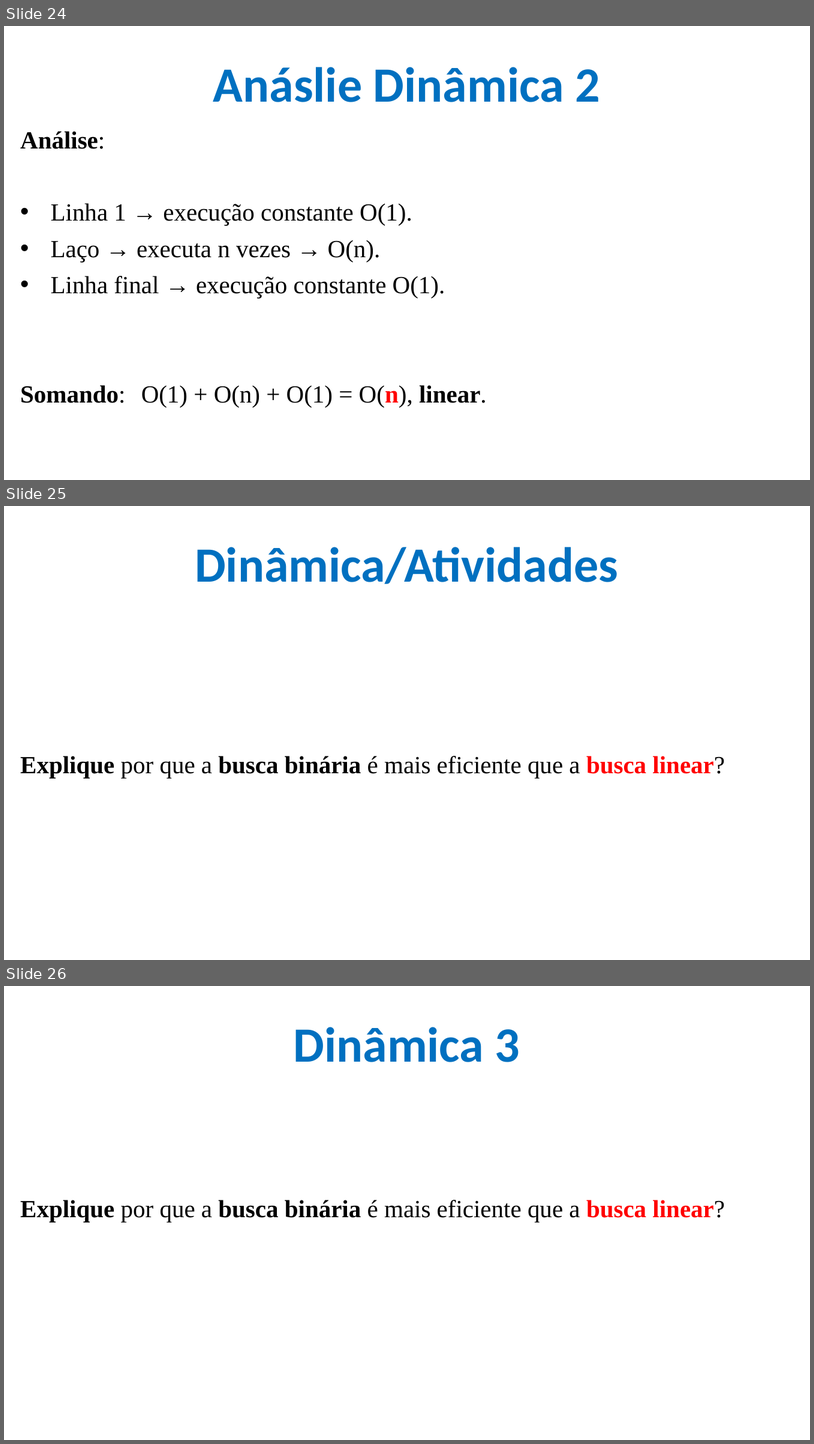
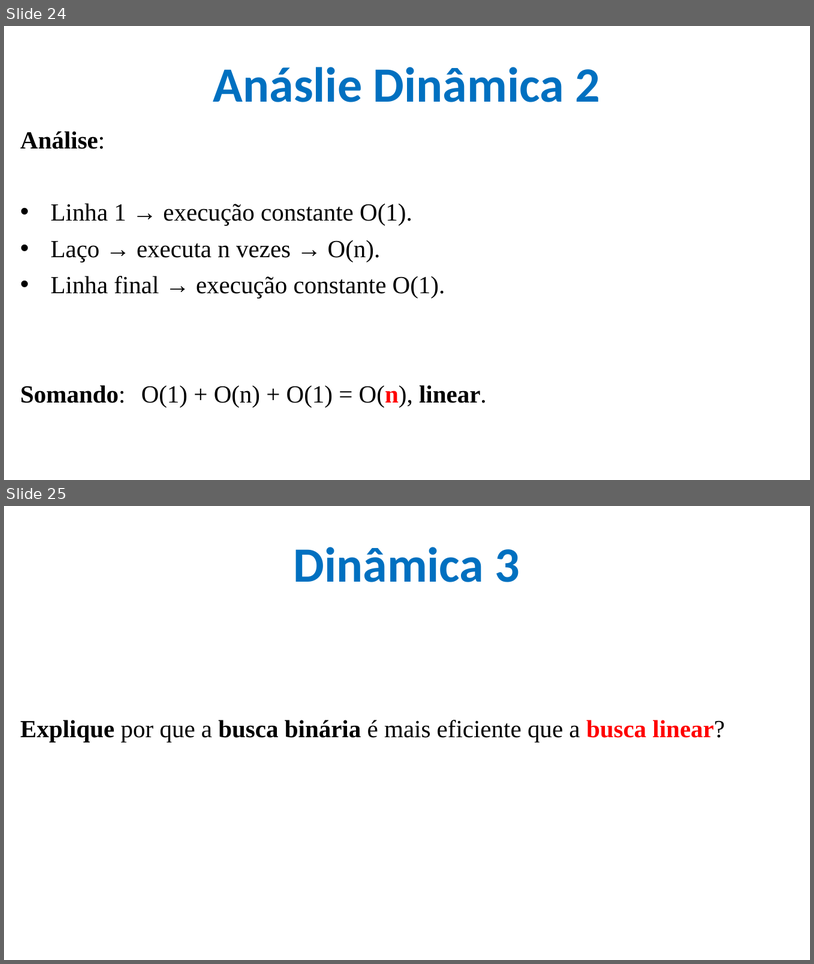
Before and after one commit to CloudEducationBrazil/WydenAlgoritmosEComplexidade, a slide deck: 01 Classes/Aula 05 - Algoritmos e Complexidade - Notação O e Função O.pptx. Shown one above the other, each under a label of ours: slides 24, 25 and 26 before the commit, slides 24 and 25 after it. The pictures are 814x1444 and 814x964 pixels, drawn with LibreOffice and Linux fonts; fonts in the diff are those of the drawing; background and template pictures are left out. Boxes give left, top, right and bottom in pixels: in the first picture for what was removed or moved away, otherwise in the second. Text is boxed around its words. In the diff, an @@ line names an element or a change of style, - is before the commit and + after.

```diff
--- a/01 Classes/Aula 05 - Algoritmos e Complexidade - Notação O e Função O.pptx
+++ b/01 Classes/Aula 05 - Algoritmos e Complexidade - Notação O e Função O.pptx
@@ slide 25 removed at <box>4,506,810,960</box>, background picture (left out) @@
@@ title removed at <box>195,547,618,584</box> @@
-Dinâmica/Atividades
@@ text removed at <box>20,756,725,778</box> @@
-Explique por que a busca binária é mais eficiente que a busca linear?
@@ what was slide 26 is now slide 25 @@
```
Also in this commit, not shown: 9 slides changed, 3 other files.
